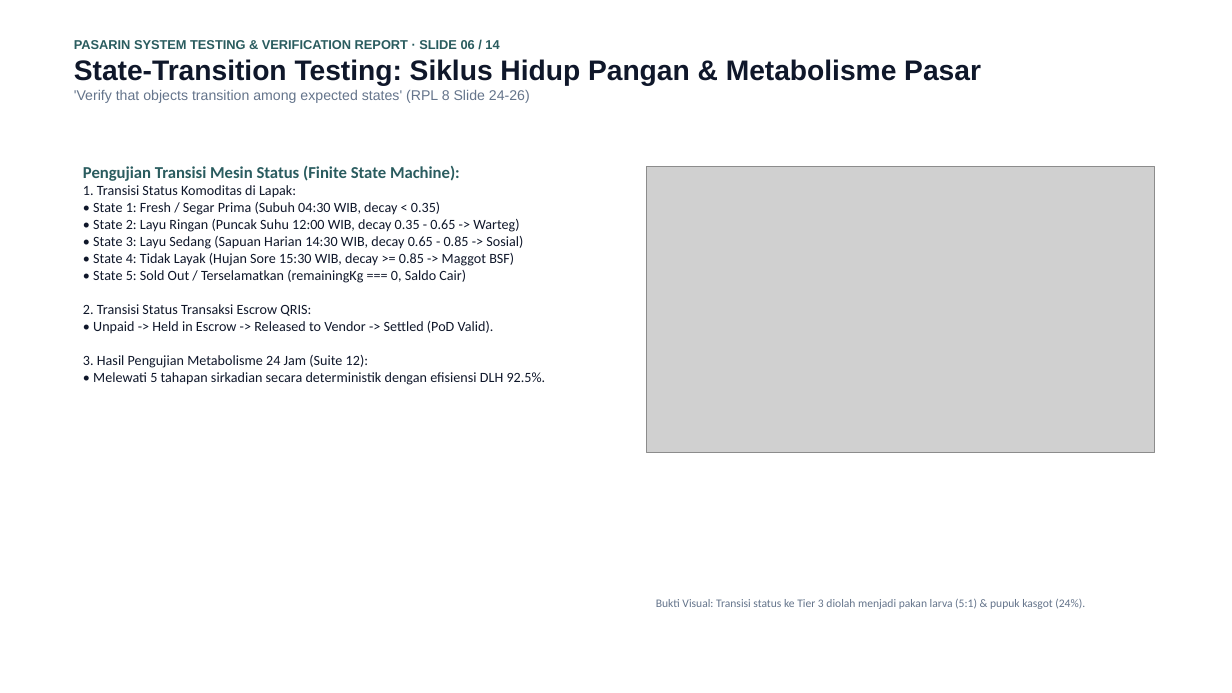
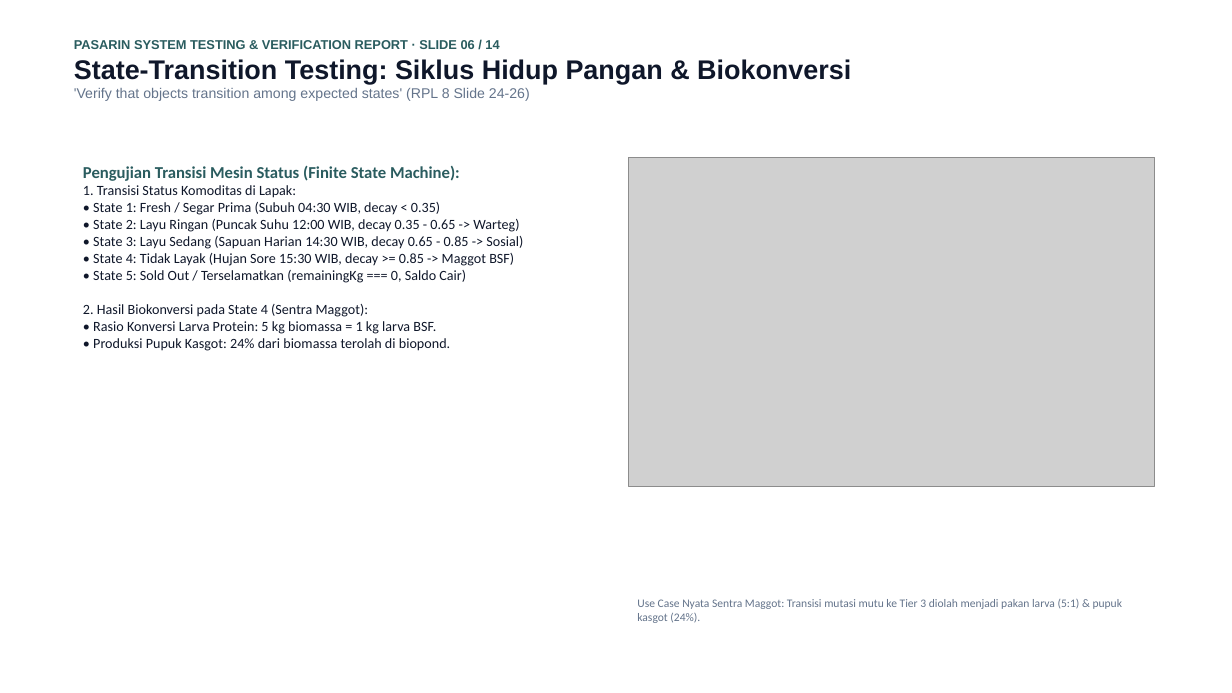
Before and after one commit to mrshlaf/pasarin, a slide deck: slide 6 of LAPORAN_PENGUJIAN_DAN_VERIFIKASI_SISTEM_PASARIN.pptx. Drawn at 1232x693 pixels with LibreOffice and Linux fonts; fonts in the diff are those of the drawing; grey boxes stand for pictures. Boxes give left, top, right and bottom in pixels: in the first picture for what was removed or moved away, otherwise in the second. Text is boxed around its words. In the diff, an @@ line names an element or a change of style, - is before the commit and + after.

Commit message:
docs(presentation): update PPTX and PDF with real web use-case screenshots across all roles

```diff
--- a/LAPORAN_PENGUJIAN_DAN_VERIFIKASI_SISTEM_PASARIN.pptx
+++ b/LAPORAN_PENGUJIAN_DAN_VERIFIKASI_SISTEM_PASARIN.pptx
@@ text at (74, 59, 851, 84): text changed; size 22 to 21 pt @@
-State-Transition Testing: Siklus Hidup Pangan & Metabolisme Pasar
+State-Transition Testing: Siklus Hidup Pangan & Biokonversi
@@ picture: place and size @@
-picture at (647, 166, 1155, 452)
+picture at (628, 157, 1155, 486)
@@ text at (83, 185, 523, 351): text changed @@
-1. Transisi Status Komoditas di Lapak:
-• State 1: Fresh / Segar Prima (Subuh 04:30 WIB, decay < 0.35)
-• State 2: Layu Ringan (Puncak Suhu 12:00 WIB, decay 0.35 - 0.65 -> Warteg)
-• State 3: Layu Sedang (Sapuan Harian 14:30 WIB, decay 0.65 - 0.85 -> Sosial)
-• State 4: Tidak Layak (Hujan Sore 15:30 WIB, decay >= 0.85 -> Maggot BSF)
-• State 5: Sold Out / Terselamatkan (remainingKg === 0, Saldo Cair)
-2. Transisi Status Transaksi Escrow QRIS:
-• Unpaid -> Held in Escrow -> Released to Vendor -> Settled (PoD Valid).
-3. Hasil Pengujian Metabolisme 24 Jam (Suite 12):
-• Melewati 5 tahapan sirkadian secara deterministik dengan efisiensi DLH 92.5%.
+1. Transisi Status Komoditas di Lapak:
+• State 1: Fresh / Segar Prima (Subuh 04:30 WIB, decay < 0.35)
+• State 2: Layu Ringan (Puncak Suhu 12:00 WIB, decay 0.35 - 0.65 -> Warteg)
+• State 3: Layu Sedang (Sapuan Harian 14:30 WIB, decay 0.65 - 0.85 -> Sosial)
+• State 4: Tidak Layak (Hujan Sore 15:30 WIB, decay >= 0.85 -> Maggot BSF)
+• State 5: Sold Out / Terselamatkan (remainingKg === 0, Saldo Cair)
+2. Hasil Biokonversi pada State 4 (Sentra Maggot):
+• Rasio Konversi Larva Protein: 5 kg biomassa = 1 kg larva BSF.
+• Produksi Pupuk Kasgot: 24% dari biomassa terolah di biopond.
@@ text at (637, 599, 1123, 623): text changed @@
-Bukti Visual: Transisi status ke Tier 3 diolah menjadi pakan larva (5:1) & pupuk kasgot (24%).
+Use Case Nyata Sentra Maggot: Transisi mutasi mutu ke Tier 3 diolah menjadi pakan larva (5:1) & pupuk kasgot (24%).
```
Also in this commit, not shown: 10 other slides changed, 3 slides added, 3 slides removed, 15 other files.
